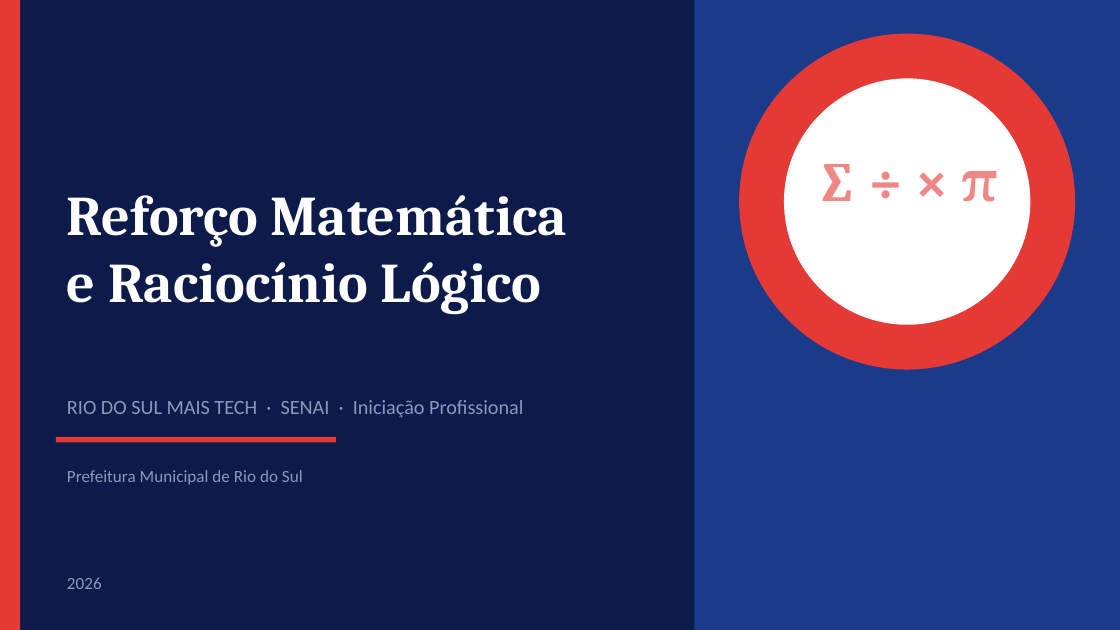
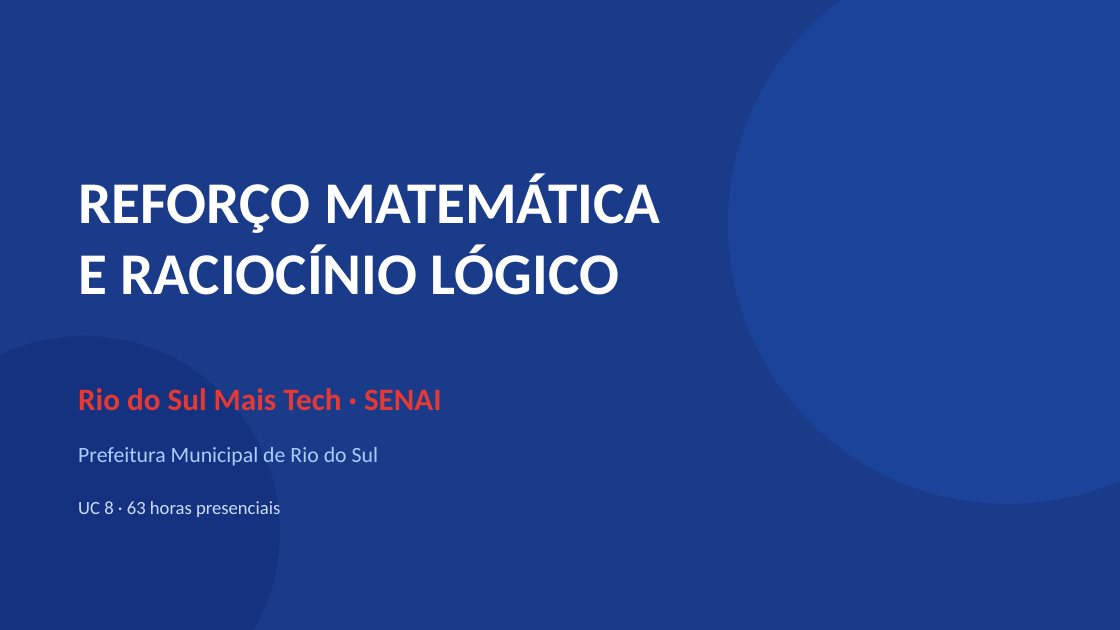
Before and after one commit to Gelvazio/professor-senai, a slide deck: slide 1 of sistema/FICHA-PRODUTO-MAIS-TECH/ReforcoMatematicaRaciocinioLogico/Slides_Reforco_Matematica_Raciocinio_Logico.pptx. Drawn at 1120x630 pixels with LibreOffice and Linux fonts; fonts in the diff are those of the drawing. Boxes give left, top, right and bottom in pixels: in the first picture for what was removed or moved away, otherwise in the second. Text is boxed around its words. In the diff, an @@ line names an element or a change of style, - is before the commit and + after.

```diff
--- a/sistema/FICHA-PRODUTO-MAIS-TECH/ReforcoMatematicaRaciocinioLogico/Slides_Reforco_Matematica_Raciocinio_Logico.pptx
+++ b/sistema/FICHA-PRODUTO-MAIS-TECH/ReforcoMatematicaRaciocinioLogico/Slides_Reforco_Matematica_Raciocinio_Logico.pptx
@@ rectangle at box(0, 0, 1120, 629): fill #0D1B4B to #1A3A8A @@
@@ rectangle removed at box(0, 0, 20, 629) @@
@@ rectangle removed at box(694, 0, 1120, 629) @@
@@ ellipse added at box(728, 0, 1120, 504), fill #1E4DAA at 50% opacity @@
@@ ellipse removed at box(739, 34, 1075, 370) @@
@@ ellipse removed at box(784, 78, 1030, 325) @@
@@ text at box(78, 174, 660, 295): text changed; size 36 to 38 pt; font Cambria to Calibri @@
-Reforço Matemática
-e Raciocínio Lógico
+REFORÇO MATEMÁTICA
+E RACIOCÍNIO LÓGICO
@@ text removed at box(961, 171, 998, 202) @@
-∑ ÷ × π
@@ ellipse added at box(0, 336, 280, 630), fill #0D2870 at 40% opacity @@
@@ text at box(78, 388, 442, 411): text changed; size 13 to 20 pt; text colour #8899BB to #E53935; bold on @@
-RIO DO SUL MAIS TECH · SENAI · Iniciação Profissional
+Rio do Sul Mais Tech · SENAI
@@ rectangle removed at box(56, 437, 336, 442) @@
@@ text "Prefeitura Municipal de Rio do ...": place and size @@
-text "Prefeitura Municipal de Rio do ..." at box(67, 470, 303, 485)
+text "Prefeitura Municipal de Rio do ..." at box(78, 447, 378, 466)
@@ text "Prefeitura Municipal de Rio do ..." at box(78, 447, 378, 466): size 11 to 14 pt, text colour #8899BB to #AACCFF @@
@@ text added at box(78, 501, 280, 517), 12 pt, text #CCDDFF @@
+UC 8 · 63 horas presenciais
@@ text removed at box(67, 577, 102, 589) @@
-2026
```
Also in this commit, not shown: 7 other slides changed, 33 slides added, 9 slides removed, 1 other file.
